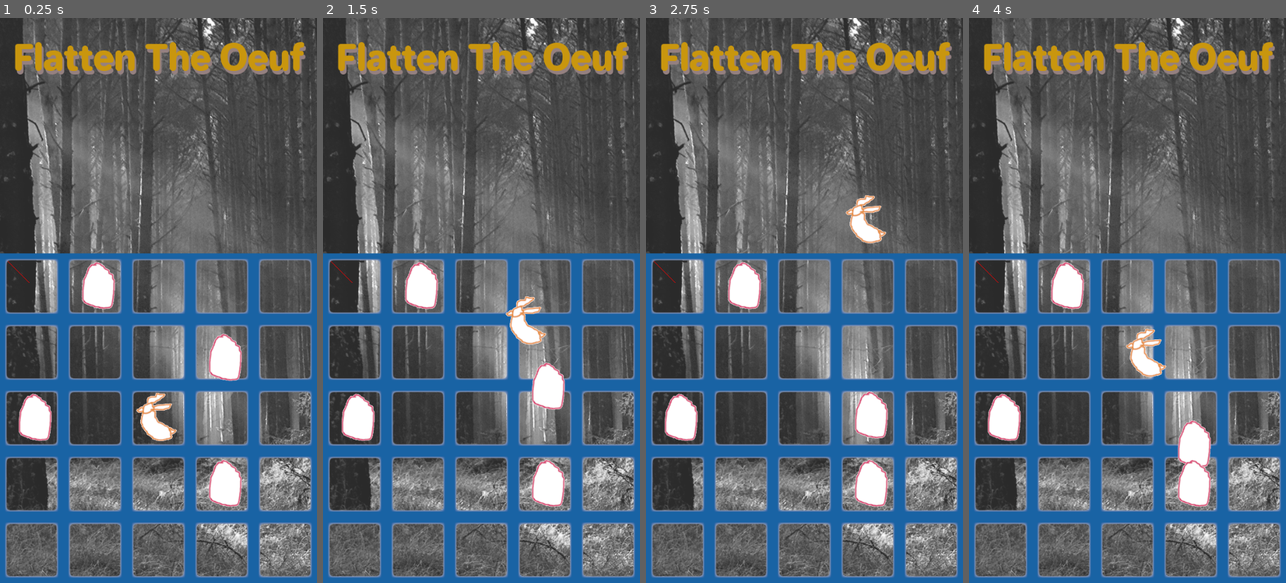
Above: before the commit, frames 1-4 (left to right).
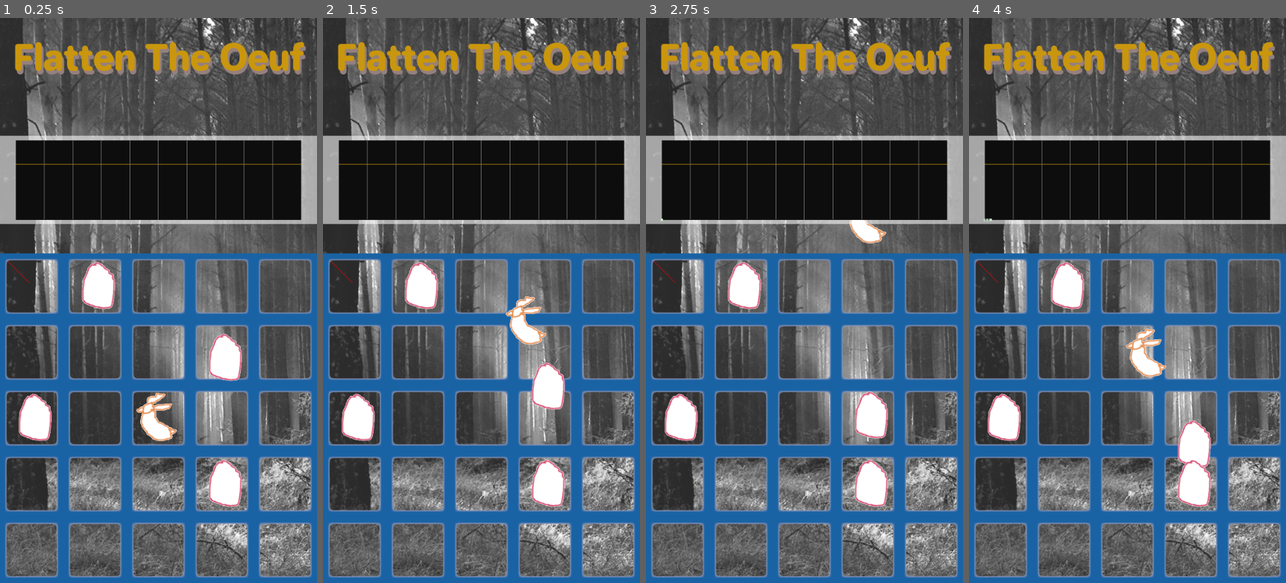
Above: after the commit, the same moments.

Repository: incshaun/FlattenTheOeuf
Game: Godot game, scene res://GameScene.tscn
The game is run twice, just before and just after one commit, with the same random seed, the same clock (stepped at 60 frames per second) and the same inputs.
Inputs (mouse positions are in pixels of both pictures, inside the frame that each line leads up to):
- Up to frame 1 (0.25 s): no input
- Up to frame 2 (1.5 s): move the mouse to (551, 272) at 0.52 s; click (551, 272) at 0.67 s; move the mouse to (418, 328) at 1.27 s; click (418, 328) at 1.42 s
- Up to frame 3 (2.75 s): move the mouse to (836, 176) at 2.02 s; click (836, 176) at 2.17 s
- Up to frame 4 (4 s): move the mouse to (1111, 413) at 2.77 s; click (1111, 413) at 2.92 s; move the mouse to (1222, 385) at 3.52 s; click (1222, 385) at 3.67 s

The runs differ from the first frame. In frame 1, 15% of the frame differs, in the area x 0-100%, y 20-37%; in frame 2, 15%; in frame 3, 15%; in frame 4, 15%.

Commit message:
Add infection simulation and chart

Diff:
--- a/GameScene.tscn
+++ b/GameScene.tscn
@@ -1,8 +1,9 @@
-[gd_scene load_steps=5 format=2]
+[gd_scene load_steps=6 format=2]
 
 [ext_resource path="res://forestbackgroung.png" type="Texture" id=1]
 [ext_resource path="res://Jellee-Roman.ttf" type="DynamicFontData" id=2]
 [ext_resource path="res://TileRegion.gd" type="Script" id=3]
+[ext_resource path="res://InfectionChart.gd" type="Script" id=4]
 
 [sub_resource type="DynamicFont" id=1]
 size = 60
@@ -41,3 +42,10 @@
 margin_top = 400.0
 color = Color( 1, 1, 1, 0 )
 script = ExtResource( 3 )
+
+[node name="InfectionChart" type="ColorRect" parent="BaseCanvas"]
+anchor_right = 1.0
+margin_top = 200.0
+margin_bottom = 350.0
+color = Color( 1, 1, 1, 0.576471 )
+script = ExtResource( 4 )
--- /dev/null
+++ b/InfectionChart.gd
@@ -0,0 +1,51 @@
+extends ColorRect
+
+const MaxPoints : int = 100
+const PlotInterval : float = 1.0
+var points = []
+var timeSinceLast = 0.0
+var threshold = 0.7
+
+func addPoint (v, delta):
+	timeSinceLast += delta
+	if timeSinceLast > PlotInterval:
+		timeSinceLast = 0.0
+		if v > 1.0:
+			v = 1.0
+		if v < 0.0:
+			v = 0.0
+#		print ("Adding point", v, points)
+		while points.size () > MaxPoints:
+			points.remove (0)
+		points.append (v)
+
+		update ()
+
+func _draw():
+	var margin = 0.05
+	# border of chart.
+	draw_rect (Rect2 (Vector2 (margin, margin) * rect_size, Vector2 (1.0 - 2.0 * margin, 1.0 - 2.0 * margin) * rect_size), Color (0.05, 0.05, 0.05), 1)
+	# threshold line
+	draw_line (Vector2 (margin, margin + (1.0 - 2.0 * margin) * (1.0 - threshold)) * rect_size, Vector2 (margin + 1.0 - 2.0 * margin, margin + (1.0 - 2.0 * margin) * (1.0 - threshold)) * rect_size, Color (0.75, 0.55, 0.05), 1)
+	# vertical lines.
+	for i in range (9):
+		draw_line (Vector2 (margin + (1.0 - 2.0 * margin) * (float (i + 1) / 10), margin) * rect_size, Vector2 (margin + (1.0 - 2.0 * margin) * (float (i + 1) / 10), margin + 1.0 - 2.0 * margin) * rect_size, Color (0.45, 0.45, 0.45), 1)
+
+	# plot points.
+	var markerSize = Vector2 (4.0, 4.0)
+	if points.size () > 0:
+		var start = Vector2 (0 + margin, margin + (1.0 - 2.0 * margin) * (1.0 - points[0])) * rect_size
+		for i in range (points.size () - 1):
+			var p = points[i + 1]
+			var end = Vector2 (margin + (1.0 - 2.0 * margin) * (float (i) / MaxPoints), margin + (1.0 - 2.0 * margin) * (1.0 - p)) * rect_size
+			var markerColour = Color (0.8 + 0.2 * p, 0.8 + 0.4 * (0.5 * threshold - p), 0.8 - p)
+
+			draw_line (start, end, Color(0.4, 0.4, 0.4), 1.5, true)
+			draw_rect (Rect2 (end - 0.5 * markerSize, markerSize), markerColour, 1)
+			start = end
+
+func _ready():
+	pass # Replace with function body.
+
+#func _process(delta):
+#	pass
--- a/TileRegion.gd
+++ b/TileRegion.gd
@@ -6,10 +6,18 @@
 var rabbitSpeed : float = 2.0 # tiles per second.
 var eggSpeed : float = 0.35 # tiles per second.
 
+var populationSize : float = 1.0
+var infected : float = 0.0
+const decay : float = 0.01
+const infectionRate : float = 0.02
+
 const tileScene = preload ("res://TileBackground.tscn")
 const eggScene = preload ("res://EggPiece.tscn")
 const bunnyScene = preload ("res://BunnyPiece.tscn")
 const highlightScene = preload ("res://Highlight.tscn")
+
+# Node with the infection chart.
+var infectionChart;
 
 enum ObjectState { Static, Moving, Holding, Carrying, BeingCarried }
 
@@ -53,7 +61,7 @@
 			end = targetObject.objTilePosition
 
 		# Take a step towards the end position.
-		print ("VV", end, start)
+#		print ("VV", end, start)
 		var distance = (end - start).length ()
 		if distance > 0:
 			progress += delta * speed / distance
@@ -67,7 +75,7 @@
 			objTilePosition = start + progress * (end - start)
 			objTilePosition = Vector2 (round (objTilePosition.x), round (objTilePosition.y))
 
-			print ("At tp ", objTilePosition)
+#			print ("At tp ", objTilePosition)
 			if targetObject != null and target == ObjectState.Moving:
 				target = ObjectState.Holding
 				carriedObject = targetObject
@@ -92,6 +100,8 @@
 var highlight
 var highlightedEgg = null
 
+# Select a single egg and set the highlight on that, if the click
+# point is close enough to it.
 func highlightEgg (tilePos):
 	var closestEgg = null
 	var closestDistance = null
@@ -112,7 +122,24 @@
 		highlight.visible = true
 		highlightedEgg = closestEgg
 
+# All pairs of overlapping eggs contribute to the infection rate.
+# Infection slowly recovers.
+func updateInfection (delta):
+	var susceptible = populationSize - infected
+	for egg in allEggs:
+		if egg.target == ObjectState.Static:
+			for otherEgg in allEggs:
+				if otherEgg != egg and otherEgg.target == ObjectState.Static:
+					var pdistance = (egg.objTilePosition - otherEgg.objTilePosition).length ()
+					if pdistance < 0.1:
+						infected += infectionRate * ((infected + 0.01) * susceptible) * delta
+
+	infected -= infected * decay * delta
+	infectionChart.addPoint (infected, delta)
+
 func _ready():
+
+	infectionChart = get_parent ().get_node ("InfectionChart")
 
 	highlight = highlightScene.instance ()
 	highlight.rect_size = Vector2 (1.0 / gridN, 1.0 / gridN) * rect_size
@@ -127,7 +154,7 @@
 			tile.rect_position = Vector2 (float (x) / gridN, float (y) / gridN) * rect_size
 			tile.rect_size = Vector2 (1.0 / gridN, 1.0 / gridN) * rect_size
 			add_child (tile)
-			print ("Tile", tile.rect_position)
+#			print ("Tile", tile.rect_position)
 
 	for i in range (numEgg):
 		var egg = MoveableObject.new (eggScene.instance (), Vector2 (randi () % gridN, randi () % gridN), self)
@@ -142,6 +169,8 @@
 	# Move the rabbit.
 	if bunny.target == ObjectState.Moving or bunny.target == ObjectState.Carrying:
 		bunny.move (delta, rabbitSpeed)
+
+	updateInfection (delta)
 
 	# Find any eggs that can move.
 	for egg in allEggs:
@@ -157,7 +186,7 @@
 					var pdy = int (posDiff.y)
 					var pdistance = posDiff.length ()
 					if (pdx == 0 and pdy != 0) or (pdx != 0 and pdy == 0) or (pdx != 0 and abs (pdx) == abs (pdy)):
-						print ("Valid target ", egg, otherEgg)
+#						print ("Valid target ", egg, otherEgg)
 						if bestOther == null or pdistance < bestDistance:
 							bestOther = otherEgg
 							bestDistance = pdistance
